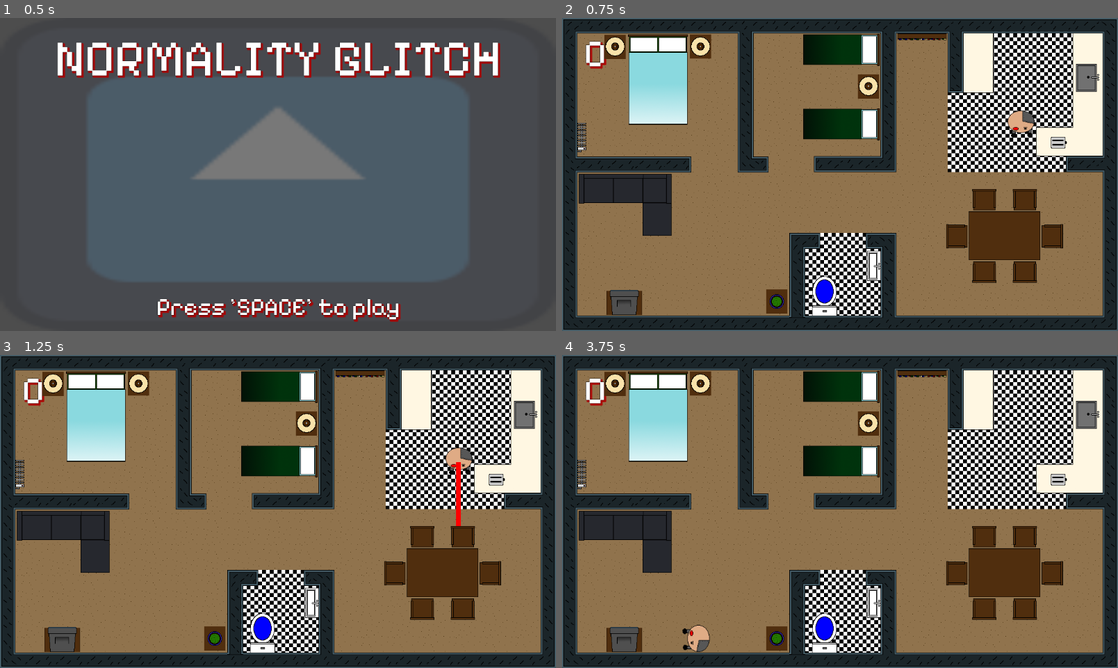
Above: before the commit, frames 1-4 (two rows, left to right).
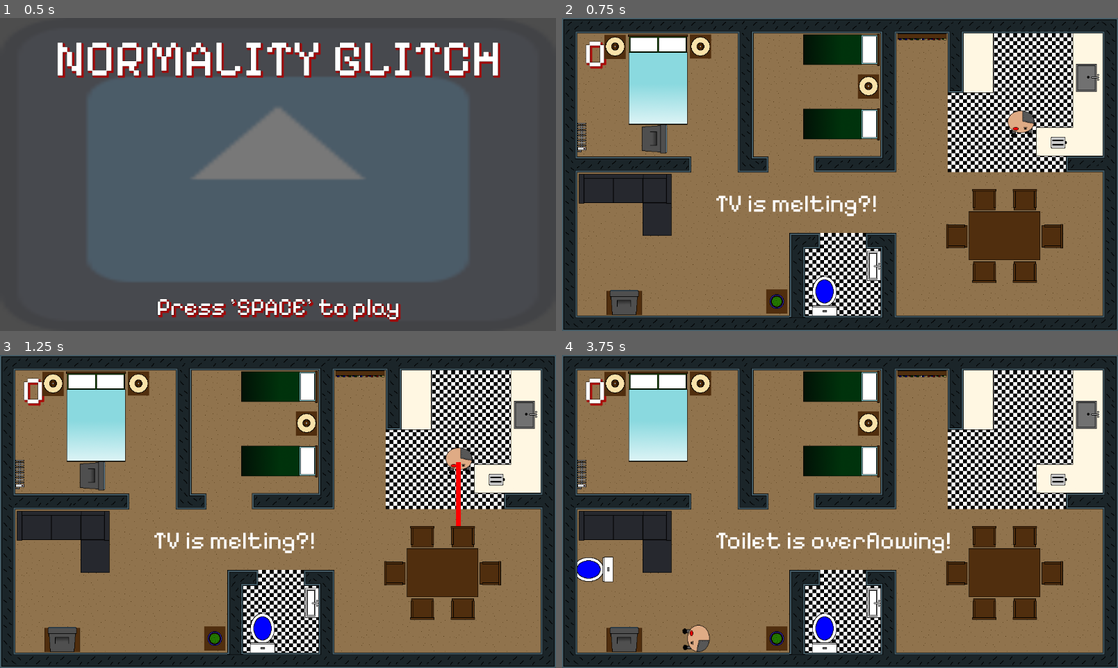
Above: after the commit, the same moments.

Repository: discoaaron/gamejam
Game: Godot game, scene res://scenes/menu/menu.tscn
The game is run twice, just before and just after one commit, with the same random seed, the same clock (stepped at 60 frames per second) and the same inputs. The engine's default icon, where the game draws it, is replaced by a stand-in: a white triangle on a blue panel in a dark square.
Inputs:
- Up to frame 1 (0.5 s): no input
- Up to frame 2 (0.75 s): tap Space (space) at 0.5 s; tap A (a) at 0.6 s
- Up to frame 3 (1.25 s): tap D (d) at 0.8 s
- Up to frame 4 (3.75 s): tap Space (space) every 0.75 s from 1.25 to 3.5 s; tap D (d) at 1.35 s; tap E (e) at 1.55, 2.1 s; tap Q (q) at 2.3, 2.85 s; tap S (s) at 3.05, 3.6 s

Frame 1 is identical in both runs. In frame 2, 1.0% of the frame differs, in the area x 14-57%, y 34-64%; in frame 3, 1.0%; in frame 4, 1.3%, in the area x 2-70%, y 56-73%.

Commit message:
adds random spawning of a risk item

Diff:
--- a/game/Main.tscn
+++ b/game/Main.tscn
@@ -26,8 +26,13 @@
 [ext_resource type="PackedScene" uid="uid://c1klbkjabo2bj" path="res://scenes/misc_objects/bathroom_sink.tscn" id="18_ooh6d"]
 [ext_resource type="PackedScene" path="res://scenes/risk_objects/heater.tscn" id="19_liinm"]
 [ext_resource type="PackedScene" uid="uid://dmfyuh7mc4jvs" path="res://scenes/misc_objects/couch.tscn" id="20_rlsls"]
+[ext_resource type="FontFile" uid="uid://cw6g0hytutgdl" path="res://fonts/PixelifySans-VariableFont_wght.ttf" id="25_wry1b"]
 [ext_resource type="Texture2D" uid="uid://bsbnwkumt6a7e" path="res://art/Plant.png" id="27_wgpcm"]
 [ext_resource type="PackedScene" path="res://scenes/misc_objects/bookshelf.tscn" id="27_y54mv"]
+
+[sub_resource type="LabelSettings" id="LabelSettings_3y05j"]
+font = ExtResource("25_wry1b")
+font_size = 50
 
 [sub_resource type="Curve2D" id="Curve2D_a7r28"]
 _data = {
@@ -372,6 +377,14 @@
 
 [node name="HUD" parent="." instance=ExtResource("16_2j5fn")]
 
+[node name="Label" type="Label" parent="."]
+top_level = true
+offset_left = 317.0
+offset_top = 354.0
+offset_right = 357.0
+offset_bottom = 414.0
+label_settings = SubResource("LabelSettings_3y05j")
+
 [node name="Table5" parent="." instance=ExtResource("14_hcyx7")]
 position = Vector2(445, 587)
 rotation = 1.5708
--- a/game/main.gd
+++ b/game/main.gd
@@ -2,27 +2,28 @@
 
 var dad_scene = preload("res://scenes/dad/dad.tscn")
 var baby_scene = preload("res://scenes/baby/baby.tscn")
+var heater_scene = preload("res://scenes/risk_objects/heater.tscn")
+var lamp_scene = preload("res://scenes/risk_objects/lamp.tscn")
+var toaster_scene = preload("res://scenes/risk_objects/toaster.tscn")
+var toilet_scene = preload("res://scenes/risk_objects/toilet.tscn")
+var tv_scene = preload("res://scenes/risk_objects/tv.tscn")
+var risks: Array[Resource] = [heater_scene, lamp_scene, toaster_scene, toilet_scene, tv_scene]
+
 var dad: Node
-var baby: Node
-var screen_size # Size of the game window.
+var risk: Node
 var originalKeys = ["w", "a", "s", "d", "e", "q", "z"]
 var keysCopy = []
-var spawn_offset = 50
 
 @onready var heartbeatsound: AudioStreamPlayer2D = $Heartbeatsound
 
 @onready var heartbeat: Timer = $Heartbeat
 
 
-# Called when the node enters the scene tree for the first time.
 func _ready() -> void:
 	SignalManager.risk_item_lasered.connect(game_over_laser)
 	SignalManager.risk_item_dashed.connect(game_over_dash)
 	SignalManager.baby_saved.connect(update_score)
 	SignalManager.win_condition_achieved.connect(update_score)
-	screen_size = get_viewport_rect().size
-	screen_size.x = screen_size.x - spawn_offset
-	screen_size.y = screen_size.y - spawn_offset
 	start_level()
 
 # Called every frame. 'delta' is the elapsed time since the previous frame.
@@ -42,7 +43,7 @@
 
 func start_level() -> void:
 	_spawnDad()
-	#_spawnBaby()
+	_spawnBaby()
 
 func update_score() -> void:
 	ScoreManager.increase_score()
@@ -50,7 +51,9 @@
 
 func start_next_level() -> void:
 	remove_child(dad)
-	remove_child(baby)
+	remove_child(risk)
+	dad.queue_free()
+	risk.queue_free()
 	start_level()
 	print("start new level")
 
@@ -63,17 +66,11 @@
 	return key;
 
 func _spawnDad() -> void:
-	var keys = originalKeys.duplicate();
 	dad = dad_scene.instantiate();
-
-		# Choose a random location on Path2D.
 	var dad_spawn_location = $Dad_Path/DadSpawnLocation
 	dad_spawn_location.progress_ratio = randf()
-	# Set the mob's position to a random location.
 	dad.position = dad_spawn_location.position
-	#dad.rotation = Vector2.RIGHT
-	#dad.position = _getRandomPositionOnScreen()
-
+	#dad.rotation = todo could set random location
 	dad.up = get_button()
 	dad.down = get_button()
 	dad.left = get_button()
@@ -84,25 +81,46 @@
 	add_child(dad)
 
 func _spawnBaby() -> void:
-	baby = baby_scene.instantiate()
-	baby.position = _getRandomPositionOnScreen()
-	add_child(baby)
+	var riskIndex = randi_range(0, risks.size() - 1)
+	# not sure why this doesn't work
+	#var riskScene: Resource = risks[riskIndex]
+	#riskScene.instantiate()
+	match riskIndex:
+		0:
+			$Label.text = "Turn off the heater!"
+			risk = heater_scene.instantiate()
+		1:
+			$Label.text = "Turn off the lamp!"
+			risk = lamp_scene.instantiate()
+		2:
+			$Label.text = "Toast is burning!"
+			risk = toaster_scene.instantiate()
+		3:
+			$Label.text = "Toilet is overflowing!"
+			risk = toilet_scene.instantiate()
+		4:
+			$Label.text = "TV is melting?!"
+			risk = tv_scene.instantiate()
 
-func _getRandomPositionOnScreen() -> Vector2:
-	return Vector2(randi_range(spawn_offset, screen_size.x),randi_range(spawn_offset, screen_size.y))
+	var risk_spawn_location = $Dad_Path/DadSpawnLocation
+	risk_spawn_location.progress_ratio = randf()
+	risk.position = risk_spawn_location.position
+	add_child(risk)
 
 func game_over_laser(collidedThing) -> void:
-	ScoreManager.reset_score()
-	remove_child(dad)
-	#remove_child(baby)
-	print("ya dun fucked up and lasered: ", collidedThing)
+	game_over(str("Game Over\n You lasered the ", collidedThing))
 
 func game_over_dash(collidedThing) -> void:
 	if Globals.dashing:
-		ScoreManager.reset_score()
-		remove_child(dad)
-		#remove_child(baby)
-		print("ya dun fucked up and dashed into: ", collidedThing)
+		game_over(str("Game Over\n You dashed into the ", collidedThing))
+
+func game_over(text: String) -> void:
+	$Label.text = text
+	ScoreManager.reset_score()
+	remove_child(dad)
+	remove_child(risk)
+	dad.queue_free()
+	risk.queue_free()
 
 func heart_pulse() -> void:
 	if Globals.heartbeat_pulse_ready:
Not shown: 1 places in game/Main.tscn that only renumber resources
